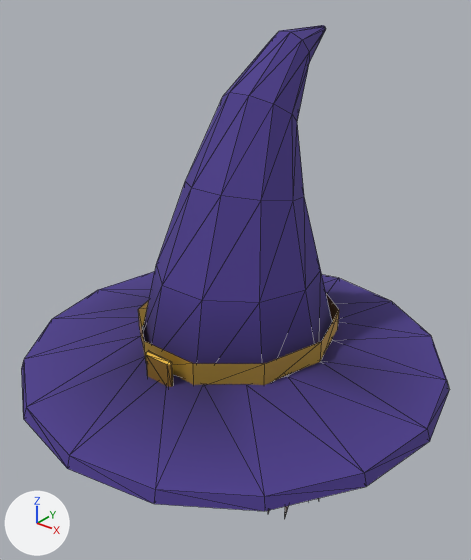
A saved change to the glTF model assets/models/gear/h_wizard_f.glb.
Camera for both pictures: a camera (50 mm lens) standing at (0.463, -0.575, 2.124) and looking at (-0.027, 0.037, 1.745). Lighting does not change. The marker at lower left points along +X, +Y and +Z. The older version comes first. Mesh edges are drawn as thin lines. Where no turn or scale is listed for an object, it has been applied to the vertices. Vertices at exactly the same position are counted once.

The older version as bpy lines, for what is in view:
```python
me_wizard = bpy.data.meshes.new('Wizard')
me_wizard.from_pydata(...)  # 168 vertices, 304 faces; spans x -0.275..0.275, y -0.275..0.275, z 0.24..0.639
# faces by material slot: [240, 20, 44]
me_wizard.materials.append(mat_t1_wizard)
me_wizard.materials.append(mat_t2_wizard)
me_wizard.materials.append(mat_g_gold)
ob_wizard = bpy.data.objects.new('Wizard', me_wizard)
ob_wizard.location = (0.0, 0.0, 1.415)
```
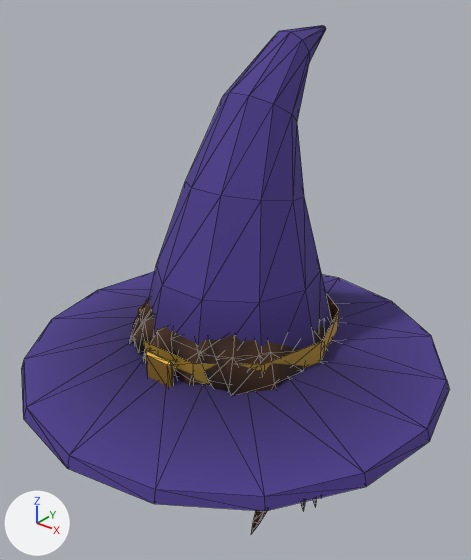
Where the change shows, as pixel boxes (x1, y1, x2, y2) in the pictures (471 x 560 px):
'HairTop', added
    after: (129, 299, 331, 395)
'HairFrame', added (mostly hidden)
    after: (251, 511, 267, 534)
'HairLong', added (mostly hidden)
    after: (301, 499, 316, 511)
part 1 of me_wizard, edited (looks the same)
    both: (27, 278, 446, 494)
part 2 of me_wizard, edited (looks the same)
    both: (24, 266, 447, 496)

Diff of the bpy script that builds the scene:
```diff
--- a/assets/models/gear/h_wizard_f.glb.py
+++ b/assets/models/gear/h_wizard_f.glb.py
@@ me_wizard @@
 me_wizard.from_pydata(...)  # 168 vertices, 304 faces; spans x -0.275..0.275, y -0.275..0.275, z 0.24..0.639
 # used by ob_wizard; location = (0.0, 0.0, 1.415)
+# me_wizard part 1: 31 faces centred in x -0.161..0.168, y -0.169..0.184, z 0.257..0.27 are repainted in the vertex colours; the middle colour goes from light grey #d6d6d6 to light grey #cbcbcb
+# me_wizard part 2: 38 faces centred in x -0.217..0.217, y -0.214..0.224, z 0.248..0.337 are repainted in the vertex colours; the middle colour goes from light grey #d1d1d1 to light grey #cbcbcb
 me_wizard.materials.append(mat_t1_wizard)
@@ me_hairtop_001 @@
+me_hairtop_001.from_pydata(...)  # 418 vertices, 728 faces; spans x -0.122..0.121, y -0.127..0.148, z 0.13..0.36
+me_hairtop_001.materials.append(mat_g_hair)
@@ me_hairlong_001 @@
+me_hairlong_001.from_pydata(...)  # 584 vertices, 1120 faces; spans x -0.113..0.113, y -0.006..0.178, z -0.169..0.339
+me_hairlong_001.materials.append(mat_g_hair_under)
@@ me_hairframe_001 @@
+me_hairframe_001.from_pydata(...)  # 98 vertices, 184 faces; spans x -0.109..0.109, y -0.076..-0.008, z 0.004..0.302
+me_hairframe_001.materials.append(mat_g_hair)
@@ ob_hairtop @@
+ob_hairtop = bpy.data.objects.new('HairTop', me_hairtop_001)
+ob_hairtop.location = (0.0, 0.0, 1.415)
@@ ob_hairlong @@
+ob_hairlong = bpy.data.objects.new('HairLong', me_hairlong_001)
+ob_hairlong.location = (0.0, 0.0, 1.415)
@@ ob_hairframe @@
+ob_hairframe = bpy.data.objects.new('HairFrame', me_hairframe_001)
+ob_hairframe.location = (0.0, 0.0, 1.415)
```
